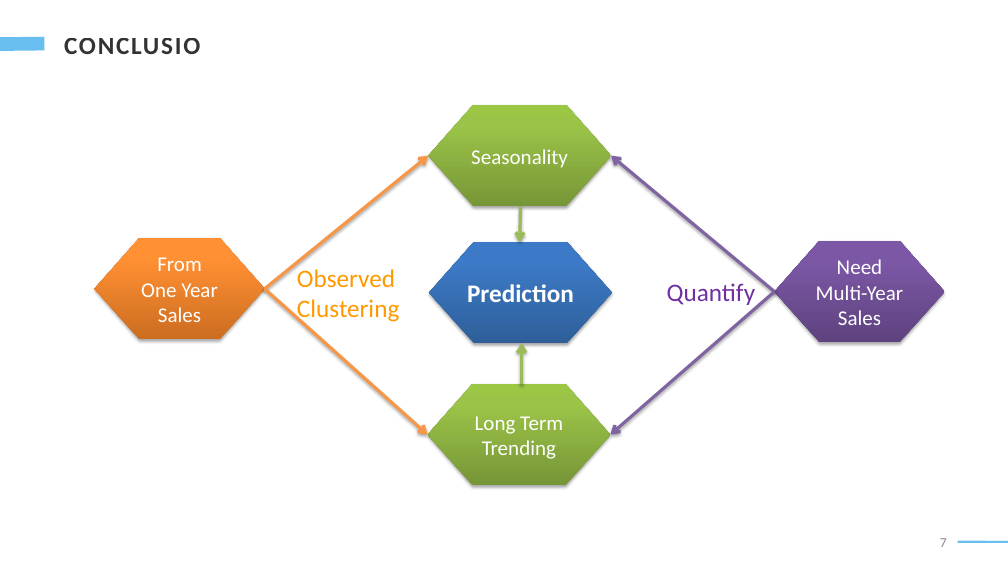
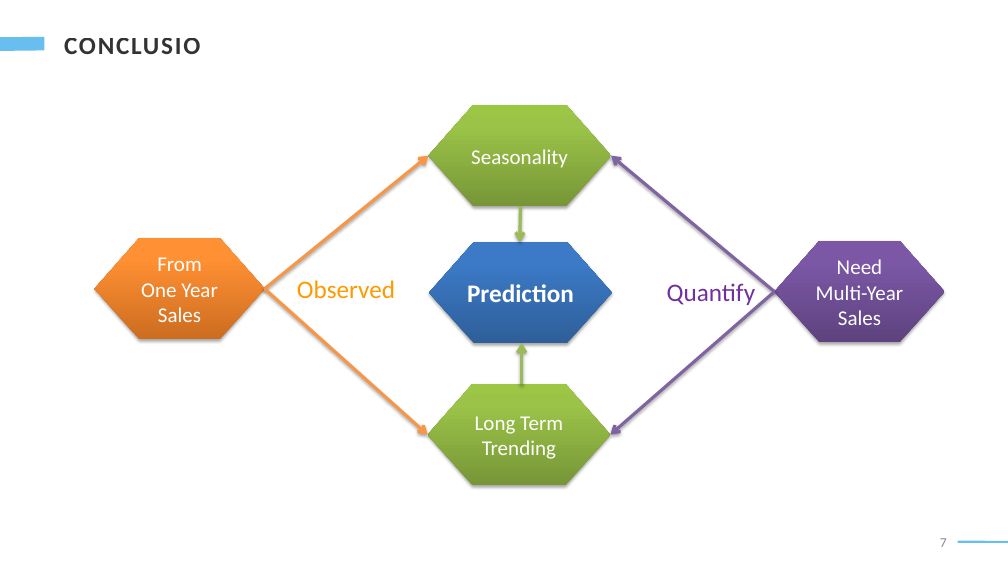
Before and after one commit to dingli2/clustering_retail_sales, a slide deck: slide 7 of analysis/Jewelry Sales Data Analysis.pptx. Drawn at 1008x567 pixels with LibreOffice and Linux fonts; fonts in the diff are those of the drawing. Boxes give left, top, right and bottom in pixels: in the first picture for what was removed or moved away, otherwise in the second. Text is boxed around its words. In the diff, an @@ line names an element or a change of style, - is before the commit and + after.

```diff
--- a/analysis/Jewelry Sales Data Analysis.pptx
+++ b/analysis/Jewelry Sales Data Analysis.pptx
@@ text "Observed": place and size @@
-text "Observed" at <box>297,266,399,323</box>
+text "Observed" at <box>297,280,395,299</box>
@@ text at <box>297,299,399,323</box>: paragraph removed @@
-Clustering
```
Also in this commit, not shown: 1 other file.
